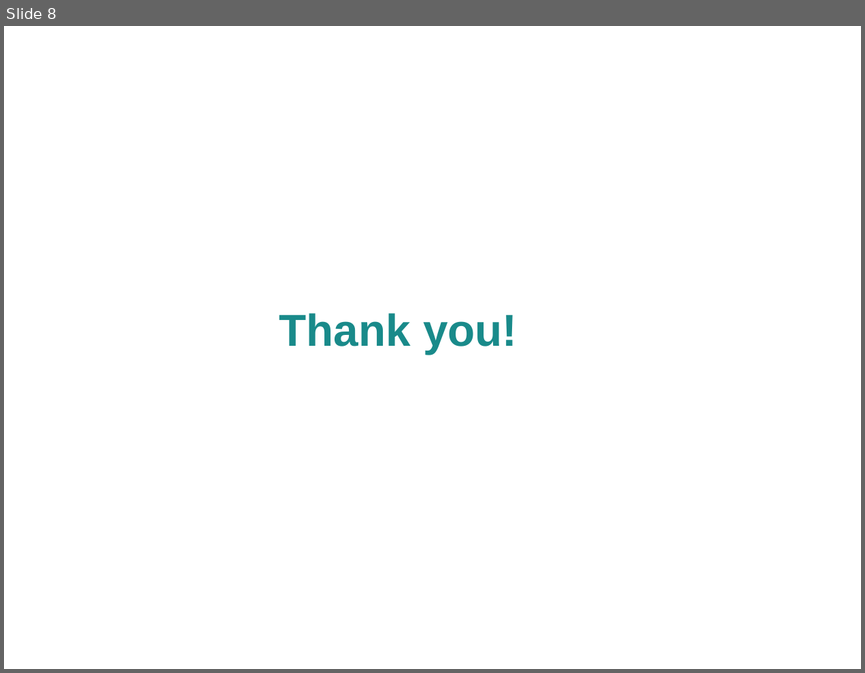
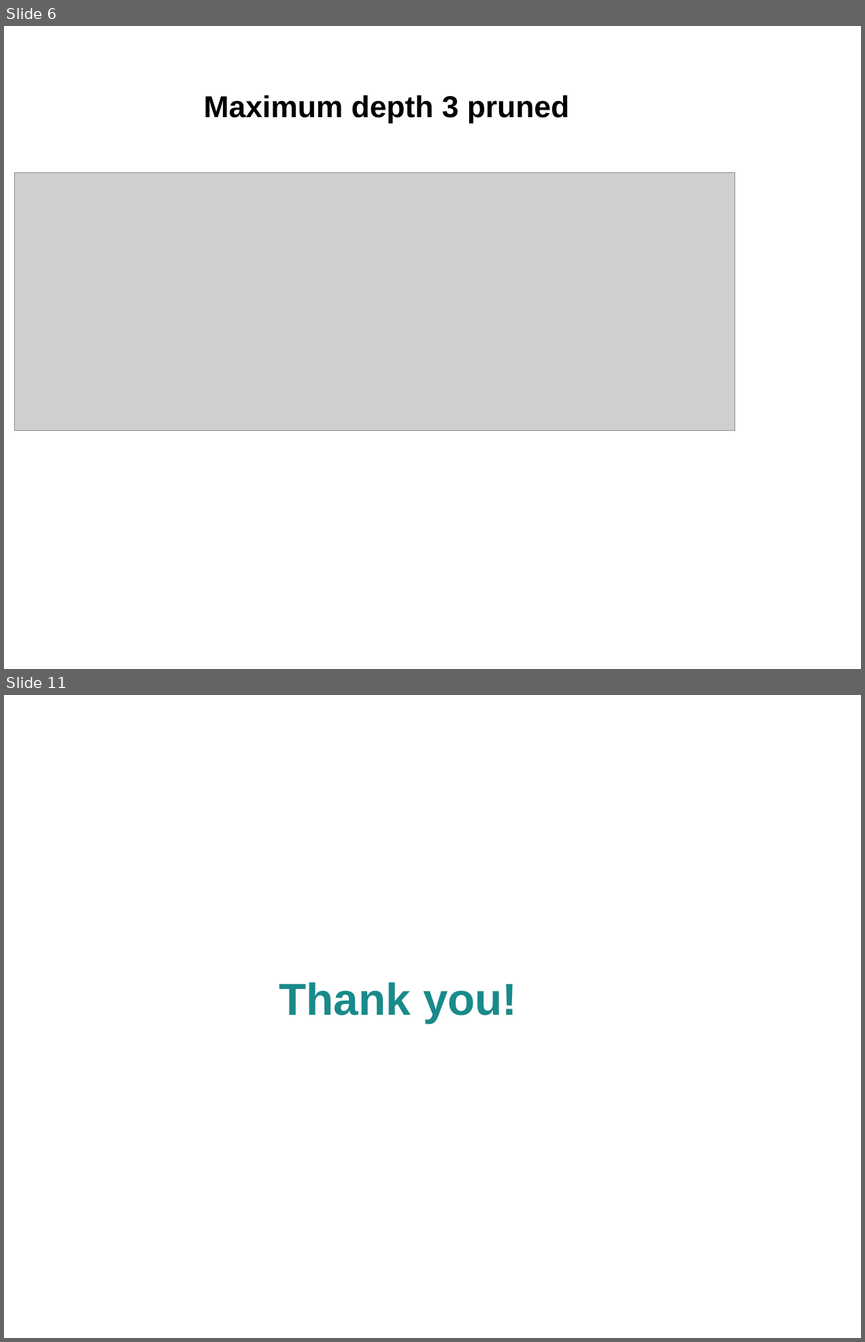
Before and after one commit to Silberschleier/ilas-ml-exercises, a slide deck: sheet02/results/Presentation_exercise_5.odp. Shown one above the other, each under a label of ours: slide 8 before the commit, slides 6 and 11 after it; the slides between them are not shown. The pictures are 865x673 and 865x1342 pixels, drawn with LibreOffice and Linux fonts; fonts in the diff are those of the drawing; grey boxes stand for pictures; background and template pictures are left out. Boxes give left, top, right and bottom in pixels: in the first picture for what was removed or moved away, otherwise in the second. Text is boxed around its words. In the diff, an @@ line names an element or a change of style, - is before the commit and + after.

```diff
--- a/sheet02/results/Presentation_exercise_5.odp
+++ b/sheet02/results/Presentation_exercise_5.odp
@@ slide 6 added at bbox=[4, 26, 861, 669], background picture (left out) @@
@@ title added at bbox=[204, 95, 569, 123], 28 pt, text #000000, bold @@
+Maximum depth 3 pruned
@@ picture added at bbox=[15, 173, 735, 431] @@
@@ what was slide 8 is now slide 11 @@
```
Also in this commit, not shown: 3 slides changed, 4 other slides added, 2 slides removed, 2 other files.
